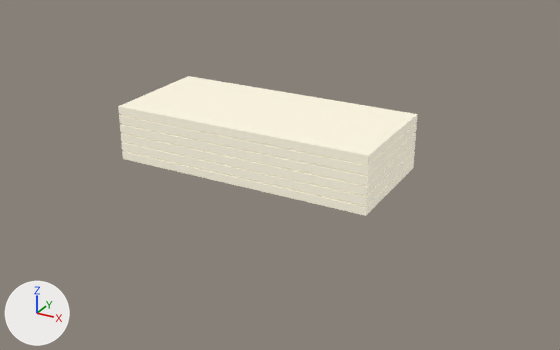
Before and after pictures for a commit that changed the glTF model apps/web/public/models/C4.glb.
One viewpoint serves both versions: a 50 mm lens placed at (0.537, -0.934, 0.467), pointed at (0.07, -0.084, 0.042). The axes (+X, +Y, +Z) are drawn at lower left. The lights are the same throughout. The first picture is the older version. Where no turn or scale is listed for an object, it has been applied to the vertices. Vertices at exactly the same position are counted once.

The older version as bpy lines, for what is in view:
```python
me_mesh_0 = bpy.data.meshes.new('Mesh_0')
me_mesh_0.from_pydata(...)  # a box spanning x -1.0..1.0, y -0.45..0.45, z -0.21..-0.15; a box spanning x -1.0..1.0, y -0.45..0.45, z -0.14..-0.08; a box spanning x -1.0..1.0, y -0.45..0.45, z -0.07..-0.01; a box spanning x -1.0..1.0, y -0.45..0.45, z 0.01..0.07; a box spanning x -1.0..1.0, y -0.45..0.45, z 0.08..0.14; a box spanning x -1.0..1.0, y -0.45..0.45, z 0.15..0.21
me_mesh_0.materials.append(mat_material_0)  # pale yellow #e8e2cf, glowing pale yellow #e8e2cf
ob_mesh_0 = bpy.data.objects.new('Mesh_0', me_mesh_0)
ob_mesh_0.location = (0.0, 0.0, 0.056)
ob_mesh_0.scale = (0.2, 0.2, 0.2)
```
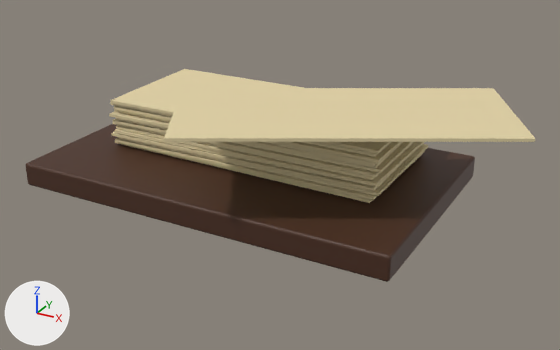
The change, as a diff of the scene's bpy script:
```diff
--- a/apps/web/public/models/C4.glb.py
+++ b/apps/web/public/models/C4.glb.py
@@ mat_manila @@
+mat_manila = principled_material('manila')
+mat_manila.base_color = (0.768, 0.651, 0.381)  # beige #e3d3a6
+mat_manila.roughness = 0.85
@@ mat_walnut @@
+mat_walnut = principled_material('walnut')
+mat_walnut.base_color = (0.0685, 0.0252, 0.0116)  # brown #4a2c1c
+mat_walnut.roughness = 0.55
@@ me_mesh_0 @@
 # used by ob_mesh_0; location = (0.0, 0.0, 0.056); scale = (0.2, 0.2, 0.2)
-me_mesh_0.from_pydata(...)  # 48 vertices, 72 faces; spans x -1.0..1.0, y -0.45..0.45, z -0.21..0.21
-me_mesh_0.materials.append(mat_material_0)  # pale yellow #e8e2cf, glowing pale yellow #e8e2cf
+me_mesh_0.from_pydata(...)  # 120 vertices, 180 faces; spans x -1.0..1.0, y -0.62..0.62, z -0.19..0.19
+# me_mesh_0 part 1: the loose piece of 8 vertices spanning x -1.0..1.0, y -0.45..0.45, z -0.21..-0.15 is scaled about its middle by (0.693, 0.697, 0.22), then moved by (-0.29, 0.28, 0.02), in mat_manila (beige #e3d3a6)
+# me_mesh_0 part 2: a new loose piece, a box spanning x -0.968..0.418, y -0.021..0.606, z -0.154..-0.141, in mat_manila (beige #e3d3a6)
+# me_mesh_0 part 3: the loose piece of 8 vertices spanning x -1.0..1.0, y -0.45..0.45, z -0.14..-0.08 is scaled about its middle by (0.693, 0.697, 0.22), then moved by (-0.3, 0.28, -0.02), in mat_manila (beige #e3d3a6)
+# me_mesh_0 part 4: the loose piece of 8 vertices spanning x -1.0..1.0, y -0.45..0.45, z -0.07..-0.01 is scaled about its middle by (0.693, 0.697, 0.22), then moved by (-0.3, 0.29, -0.04), in mat_manila (beige #e3d3a6)
+# me_mesh_0 part 5: a new loose piece, a box spanning x -0.981..0.405, y -0.031..0.596, z -0.068..-0.055, in mat_manila (beige #e3d3a6)
+# me_mesh_0 part 6: the loose piece of 8 vertices spanning x -1.0..1.0, y -0.45..0.45, z 0.01..0.07 is scaled about its middle by (0.693, 0.697, 0.22), then moved by (-0.27, 0.29, -0.08), in mat_manila (beige #e3d3a6)
+# me_mesh_0 part 7: the loose piece of 8 vertices spanning x -1.0..1.0, y -0.45..0.45, z 0.08..0.14 is scaled about its middle by (0.693, 0.697, 0.222), then moved by (-0.27, 0.28, -0.1), in mat_manila (beige #e3d3a6)
+# me_mesh_0 part 8: a new loose piece, a box spanning x -0.994..0.392, y -0.021..0.606, z 0.018..0.031, in mat_manila (beige #e3d3a6)
+# me_mesh_0 part 9: the loose piece of 8 vertices spanning x -1.0..1.0, y -0.45..0.45, z 0.15..0.21 is scaled about its middle by (0.693, 0.697, 0.222), then moved by (-0.29, 0.28, -0.14), in mat_manila (beige #e3d3a6)
+# me_mesh_0 part 10
+# 48 vertices are added at x -1.0..1.0, y -0.62..0.62, z -0.19..0.19
+# 72 new faces join them
+me_mesh_0.materials.append(mat_manila)  # beige #e3d3a6
@@ me_mesh_1 @@
+me_mesh_1.from_pydata(...)  # 152 vertices, 300 faces; spans x -0.28..0.28, y -0.17..0.17, z -0.018..0.018
+me_mesh_1.materials.append(mat_walnut)  # brown #4a2c1c
@@ ob_mesh_0 @@
 ob_mesh_0 = bpy.data.objects.new('Mesh_0', me_mesh_0)
-ob_mesh_0.location = (0.0, 0.0, 0.056)
-ob_mesh_0.scale = (0.2, 0.2, 0.2)
+ob_mesh_0.location = (0.0912, -0.0886, 0.095)
+ob_mesh_0.scale = (0.303, 0.303, 0.303)
@@ ob_mesh_1 @@
+ob_mesh_1 = bpy.data.objects.new('Mesh_1', me_mesh_1)
+ob_mesh_1.location = (0.0, -0.04, 0.0175)
```

Pixel boxes (x1, y1, x2, y2) of what changed, in the pictures (560 x 350 px; the box of a moved part takes in the faces that stretch with it):
'Mesh_0', reshaped, moved, rescaled (42% wider)
    before: (118, 76, 418, 216)
    after: (109, 69, 535, 203)
'Mesh_1', added (brown)
    after: (25, 124, 475, 282)
part 1 of me_mesh_0, moved or reshaped
    before: (122, 151, 414, 216)
    after: (115, 138, 425, 200)
part 2 of me_mesh_0, added
    after: (118, 137, 428, 196)
part 3 of me_mesh_0, moved or reshaped
    before: (121, 142, 415, 206)
    after: (111, 132, 377, 191)
part 4 of me_mesh_0, moved or reshaped
    before: (121, 133, 415, 196)
    after: (113, 123, 413, 180)
part 5 of me_mesh_0, added
    after: (113, 119, 414, 177)
part 6 of me_mesh_0, moved or reshaped
    before: (120, 124, 416, 185)
    after: (116, 118, 413, 173)
part 7 of me_mesh_0, moved or reshaped
    before: (119, 115, 417, 175)
    after: (114, 106, 402, 163)
part 8 of me_mesh_0, added
    after: (110, 102, 377, 157)
part 9 of me_mesh_0, moved or reshaped
    before: (118, 76, 418, 164)
    after: (110, 69, 391, 154)
part 10 of me_mesh_0, added (beige)
    after: (109, 88, 535, 203)
